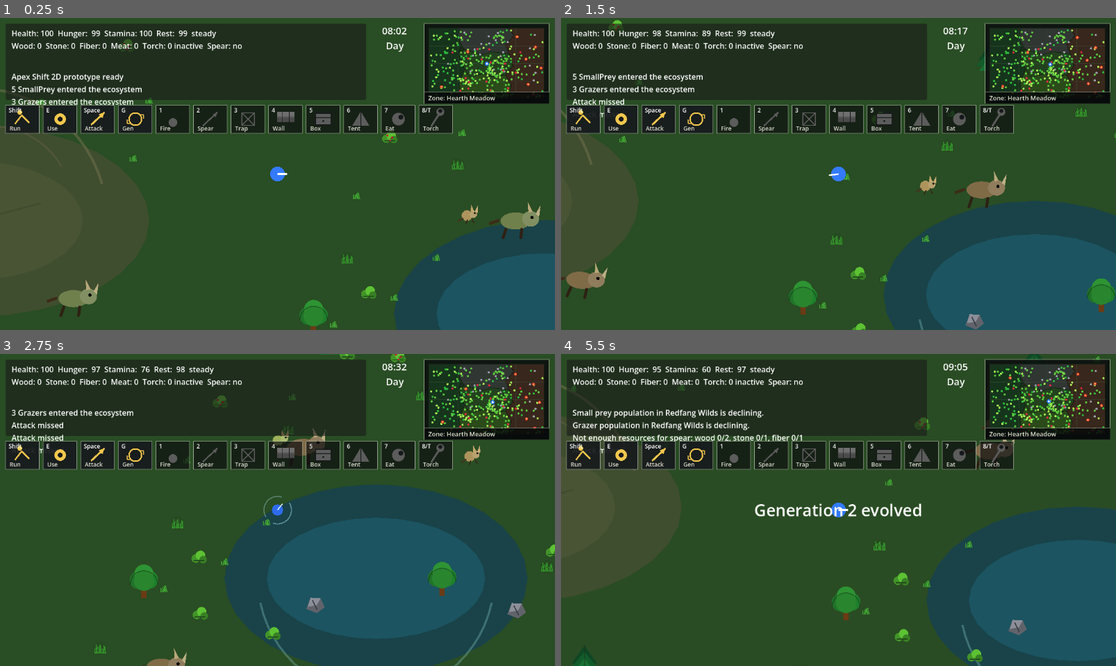
Above: before the commit, frames 1-4 (two rows, left to right).
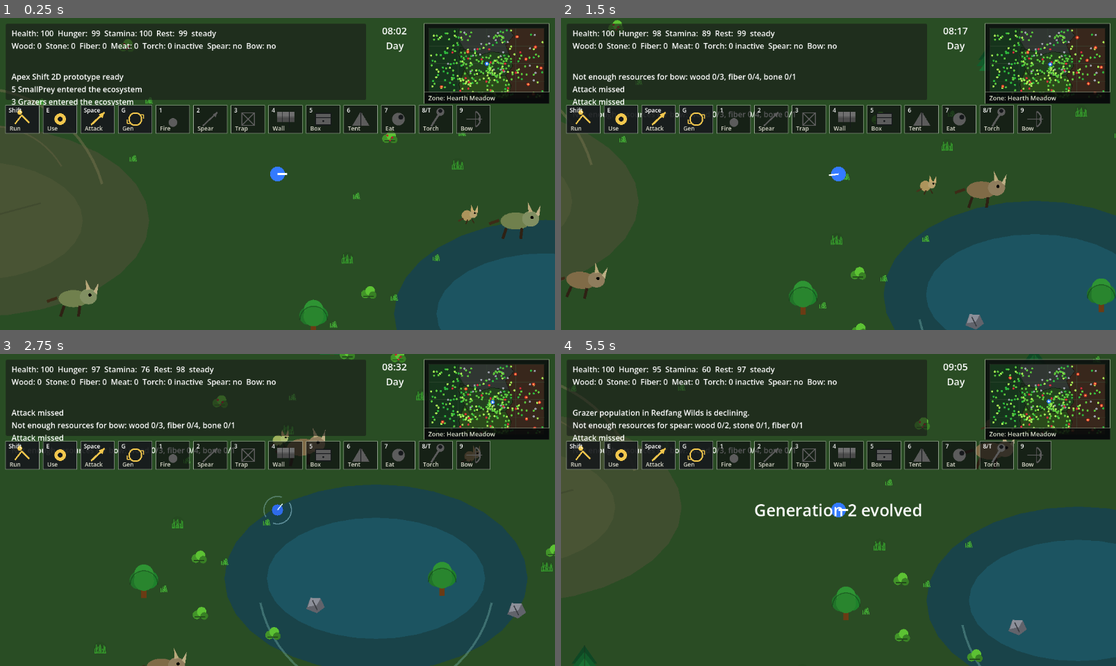
Above: after the commit, the same moments.

Repository: krisstoof/apex-shift-2d
Game: Godot game, scene res://scenes/main.tscn
Two runs of this game, one before a commit and one after it. Both use one fixed random seed, a clock stepped at 60 frames per second and the inputs below.
Inputs (mouse positions are in pixels of both pictures, inside the frame that each line leads up to):
- Up to frame 1 (0.25 s): no input
- Up to frame 2 (1.5 s): tap Enter at 0.5 s; move the mouse to (960, 158) at 0.52 s; hold D (move_right) 0.53-1.28 s; tap 9 at 0.6, 1.35 s; click (960, 158) at 0.67 s; tap Space at 0.77 s; move the mouse to (727, 189) at 1.27 s; hold S (move_down) from 1.28 s (still down)
- Up to frame 3 (2.75 s): tap Space at 1.52 s; move the mouse to (333, 441) at 2.02 s; release S (move_down) at 2.03 s; hold D (move_right) from 2.03 s (still down); hold Shift from 2.03 s (still down); tap 9 at 2.3 s
- Up to frame 4 (5.5 s): move the mouse to (810, 572) at 2.77 s; release D (move_right) at 2.78 s; release Shift at 2.78 s; hold W (move_up) 2.78-3.53 s; tap E at 2.85 s; click (810, 572) at 2.92 s; tap Space at 3.02, 3.77, 4.52 s; tap 9 every 0.75 s from 3.05 to 5.3 s; move the mouse to (1005, 556) at 3.52 s; hold A (move_left) 3.53-5.03 s; tap G at 3.6 s; move the mouse to (672, 463) at 4.27 s; tap 1 at 4.35 s; move the mouse to (866, 510) at 5.02 s; hold S (move_down) from 5.03 s (still down); tap 2 at 5.1 s; click (866, 510) at 5.17 s

The runs differ from the first frame. In frame 1, 0.6% of the frame differs, in the area x 44-89%, y 8-37%; in frame 2, 1.5%; in frame 3, 1.4%; in frame 4, 2.2%, in the area x 2-89%, y 8-37%.

Commit message:
feature/#83 Add craftable bow with infinite ammo

Diff:
--- a/data/recipes.json
+++ b/data/recipes.json
@@ -2,6 +2,7 @@
   "campfire": {"wood": 3, "stone": 2},
   "spear": {"wood": 2, "stone": 1, "fiber": 1},
   "torch": {"wood": 1, "fiber": 1},
+  "bow": {"wood": 3, "fiber": 4, "bone": 1},
   "trap": {"wood": 2, "fiber": 2},
   "wall": {"wood": 3},
   "storage_box": {"wood": 4},
--- a/scenes/ui/hud.tscn
+++ b/scenes/ui/hud.tscn
@@ -58,7 +58,7 @@
 [node name="SkillIconBar" type="Control" parent="."]
 offset_left = 12.0
 offset_top = 182.0
-offset_right = 952.0
+offset_right = 1030.0
 offset_bottom = 242.0
 script = ExtResource("2")
 
--- a/scripts/player/player.gd
+++ b/scripts/player/player.gd
@@ -102,6 +102,8 @@
 				_eat("meat")
 			KEY_8:
 				_craft("torch")
+			KEY_9:
+				_craft("bow")
 			KEY_T:
 				_activate_torch()
 	if event is InputEventMouseButton and event.pressed and event.button_index == MOUSE_BUTTON_LEFT:
@@ -317,6 +319,9 @@
 	if recipe.is_empty():
 		get_node("/root/EventBus").post_message("Unknown recipe: %s" % item_name)
 		return
+	if item_name == "bow" and has_bow:
+		get_node("/root/EventBus").post_message("Bow already crafted")
+		return
 	var missing := _get_missing_ingredients(recipe)
 	if not missing.is_empty():
 		get_node("/root/EventBus").post_message("Not enough resources for %s: %s" % [item_name, ", ".join(missing)])
@@ -331,6 +336,11 @@
 	if item_name == "spear":
 		has_spear = true
 		get_node("/root/EventBus").post_message("Crafted spear")
+		return
+	if item_name == "bow":
+		has_bow = true
+		get_node("/root/EventBus").emit_game_event("player_crafted_bow", {"has_bow": has_bow})
+		get_node("/root/EventBus").post_message("Crafted bow")
 		return
 	var scene: PackedScene = {
 		"campfire": CAMPFIRE_SCENE,
--- a/scripts/systems/save_system.gd
+++ b/scripts/systems/save_system.gd
@@ -64,6 +64,7 @@
 		"stats": player.stats.get_save_data(),
 		"inventory": player.inventory.get_save_data(),
 		"has_spear": player.has_spear,
+		"has_bow": player.has_bow,
 		"torch_active": player.torch_active,
 		"torch_remaining_seconds": player.torch_remaining_seconds
 	}
@@ -118,8 +119,9 @@
 	player.global_position = _data_to_vector(data.get("position", {}))
 	player.stats.restore_from_data(Dictionary(data.get("stats", {})))
 	player.inventory.restore_from_data(Dictionary(data.get("inventory", {})))
-	player.has_spear = bool(data.get("has_spear", player.has_spear))
-	player.torch_active = bool(data.get("torch_active", player.torch_active))
+	player.has_spear = data.get("has_spear", player.has_spear) == true
+	player.has_bow = data.get("has_bow", player.has_bow) == true
+	player.torch_active = data.get("torch_active", player.torch_active) == true
 	player.torch_remaining_seconds = float(data.get("torch_remaining_seconds", player.torch_remaining_seconds))
 	if player.torch_active and player.torch_remaining_seconds <= 0.0:
 		player.clear_inactive_torch_state()
--- a/scripts/ui/hud.gd
+++ b/scripts/ui/hud.gd
@@ -61,7 +61,7 @@
 	clock_label.text = "%s\n%s" % [clock_text, time_label]
 	stats_label.text = "\n".join([
 		"Health: %3d  Hunger: %3d  Stamina: %3d  Rest: %3d  %s" % [player.stats.health, player.stats.hunger, player.stats.stamina, player.stats.rest, player.stats.get_condition_text()],
-		"Wood: %d  Stone: %d  Fiber: %d  Meat: %d  Torch: %d %s  Spear: %s" % [player.inventory.get_amount("wood"), player.inventory.get_amount("stone"), player.inventory.get_amount("fiber"), player.inventory.get_amount("meat"), player.inventory.get_amount("torch"), _get_torch_status_text(), "yes" if player.has_spear else "no"]
+		"Wood: %d  Stone: %d  Fiber: %d  Meat: %d  Torch: %d %s  Spear: %s  Bow: %s" % [player.inventory.get_amount("wood"), player.inventory.get_amount("stone"), player.inventory.get_amount("fiber"), player.inventory.get_amount("meat"), player.inventory.get_amount("torch"), _get_torch_status_text(), "yes" if player.has_spear else "no", "yes" if player.has_bow else "no"]
 	])
 	prompt_label.text = player.get_interaction_prompt() if player.has_method("get_interaction_prompt") else ""
 	message_label.text = "\n".join(message_history)
--- a/scripts/ui/skill_icon_bar.gd
+++ b/scripts/ui/skill_icon_bar.gd
@@ -14,7 +14,8 @@
 	{"key": "5", "name": "Box", "kind": "storage_box"},
 	{"key": "6", "name": "Tent", "kind": "tent"},
 	{"key": "7", "name": "Eat", "kind": "eat"},
-	{"key": "8/T", "name": "Torch", "kind": "torch"}
+	{"key": "8/T", "name": "Torch", "kind": "torch"},
+	{"key": "9", "name": "Bow", "kind": "bow"}
 ]
 
 func bind(p_player: Node) -> void:
@@ -62,6 +63,8 @@
 			return player.inventory.has_item("meat", 1)
 		"torch":
 			return player.inventory.has_item("torch", 1) or player.is_torch_active() or _has_recipe_items("torch")
+		"bow":
+			return player.has_bow or _has_recipe_items("bow")
 		_:
 			return true
 
@@ -127,3 +130,8 @@
 			draw_line(center + Vector2(-10, 15), center + Vector2(8, -13), color, 4.0)
 			draw_circle(center + Vector2(9, -15), 8.0, Color(0.92, 0.28, 0.08) if available else color)
 			draw_circle(center + Vector2(9, -17), 4.0, Color(1.0, 0.82, 0.22) if available else Color(0.09, 0.10, 0.11))
+		"bow":
+			draw_arc(center + Vector2(-4, 0), 18.0, deg_to_rad(-62.0), deg_to_rad(62.0), 16, color, 3.0)
+			draw_line(center + Vector2(4, -16), center + Vector2(4, 16), color.darkened(0.22), 2.0)
+			draw_line(center + Vector2(-15, 0), center + Vector2(18, 0), color, 2.0)
+			draw_polygon([center + Vector2(18, 0), center + Vector2(10, -4), center + Vector2(10, 4)], [color])
